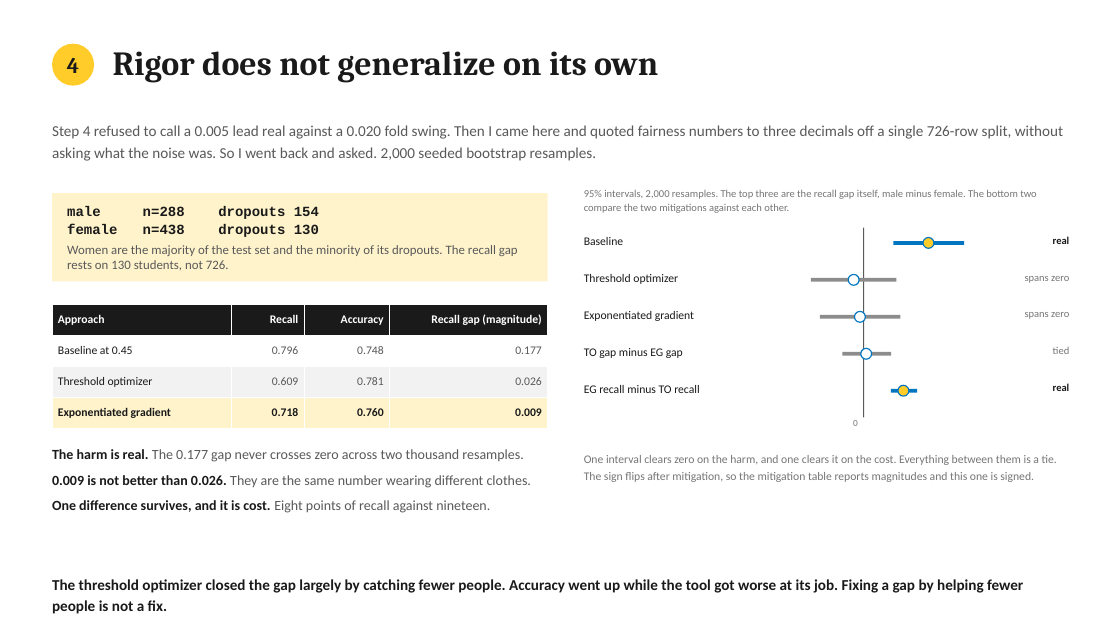
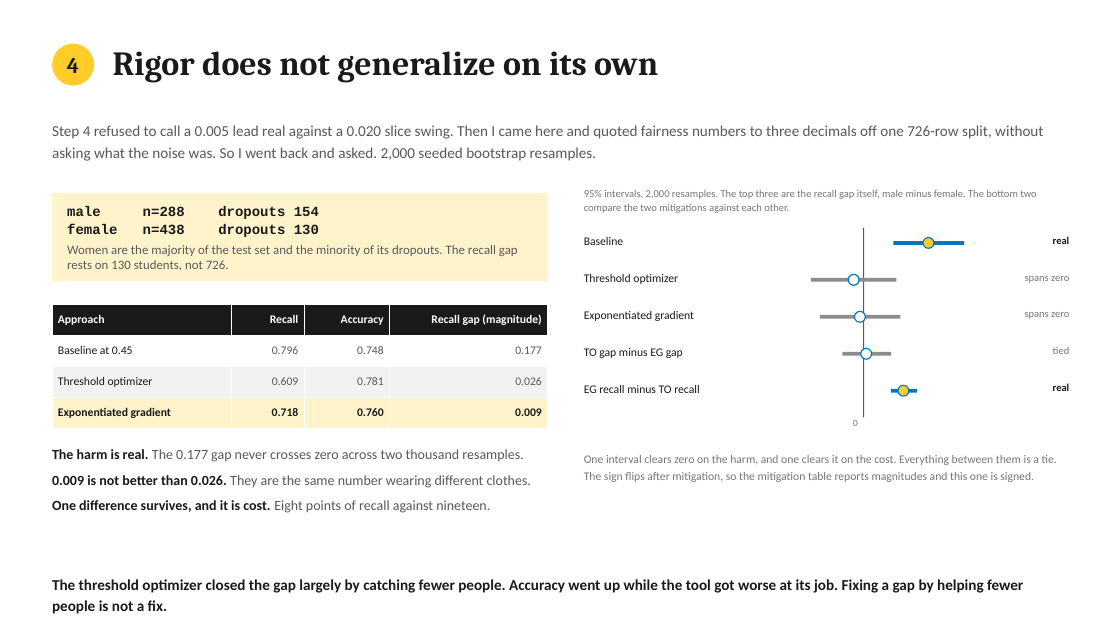
Before and after one commit to jeryldev/pgdaiml-capstone, a slide deck: slide 11 of presentations/technical.pptx. Drawn at 1120x630 pixels with LibreOffice and Linux fonts; fonts in the diff are those of the drawing. Boxes give left, top, right and bottom in pixels: in the first picture for what was removed or moved away, otherwise in the second. Text is boxed around its words. In the diff, an @@ line names an element or a change of style, - is before the commit and + after.

```diff
--- a/presentations/technical.pptx
+++ b/presentations/technical.pptx
@@ text at [52, 125, 1043, 161]: text changed @@
-Step 4 refused to call a 0.005 lead real against a 0.020 fold swing. Then I came here and quoted fairness numbers to three decimals off a single 726-row split, without asking what the noise was. So I went back and asked. 2,000 seeded bootstrap resamples.
+Step 4 refused to call a 0.005 lead real against a 0.020 slice swing. Then I came here and quoted fairness numbers to three decimals off one 726-row split, without asking what the noise was. So I went back and asked. 2,000 seeded bootstrap resamples.
```
Also in this commit, not shown: 10 other slides changed, 11 other files.
